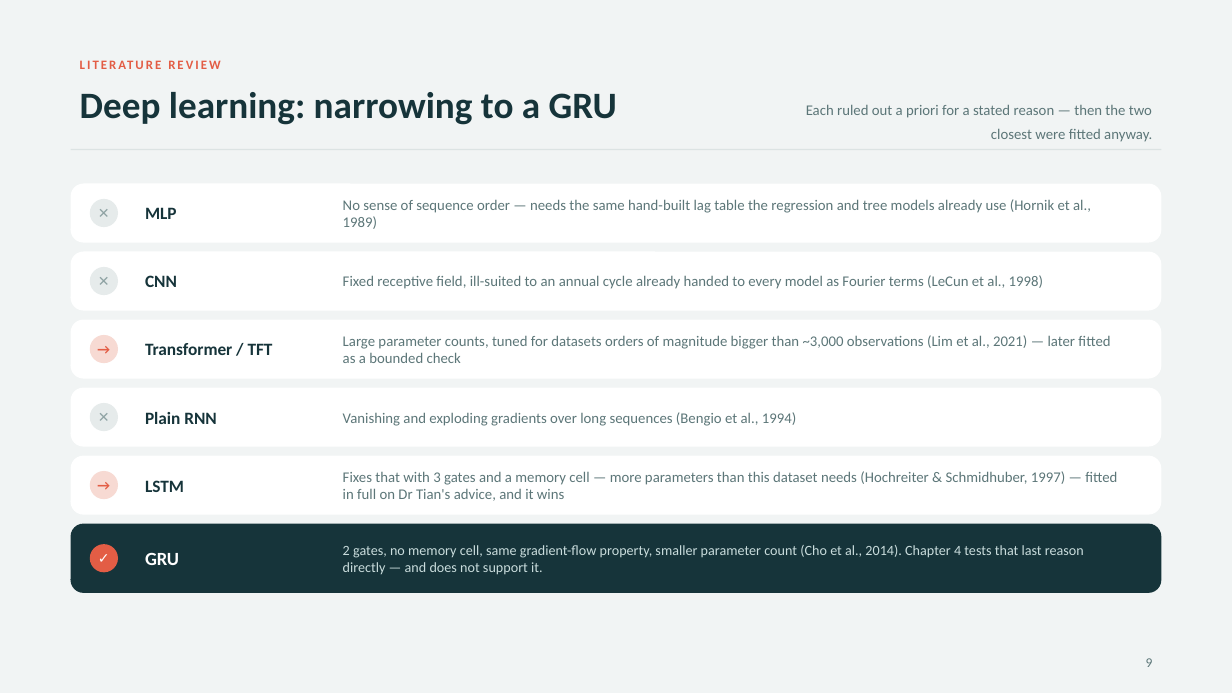
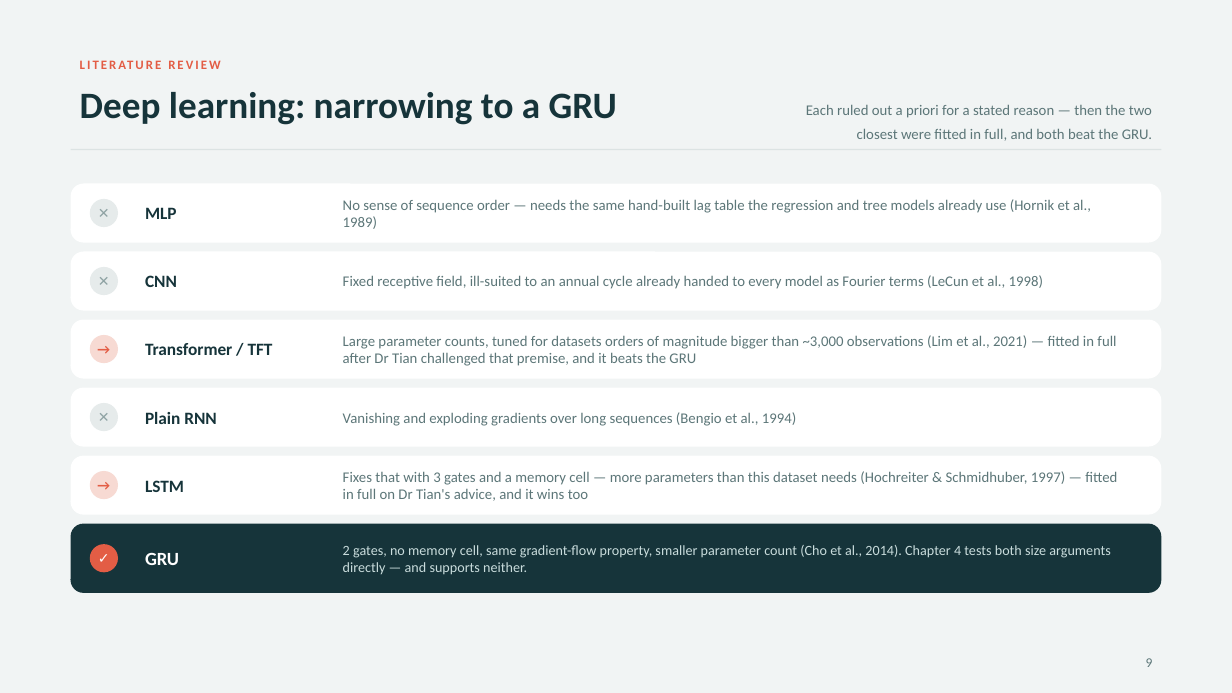
Before and after one commit to JC16092/mth5000-aqi-forecast, a slide deck: slide 9 of presentation/slides_v2.pptx. Drawn at 1232x693 pixels with LibreOffice and Linux fonts; fonts in the diff are those of the drawing. Boxes give left, top, right and bottom in pixels: in the first picture for what was removed or moved away, otherwise in the second. Text is boxed around its words. In the diff, an @@ line names an element or a change of style, - is before the commit and + after.

```diff
--- a/presentation/slides_v2.pptx
+++ b/presentation/slides_v2.pptx
@@ text at (806,105,1152,139): text changed @@
-Each ruled out a priori for a stated reason — then the two closest were fitted anyway.
+Each ruled out a priori for a stated reason — then the two closest were fitted in full, and both beat the GRU.
@@ text at (343,335,1116,366): text changed @@
-Large parameter counts, tuned for datasets orders of magnitude bigger than ~3,000 observations (Lim et al., 2021) — later fitted as a bounded check
+Large parameter counts, tuned for datasets orders of magnitude bigger than ~3,000 observations (Lim et al., 2021) — fitted in full after Dr Tian challenged that premise, and it beats the GRU
@@ text at (343,471,1117,501): text changed @@
-Fixes that with 3 gates and a memory cell — more parameters than this dataset needs (Hochreiter & Schmidhuber, 1997) — fitted in full on Dr Tian's advice, and it wins
+Fixes that with 3 gates and a memory cell — more parameters than this dataset needs (Hochreiter & Schmidhuber, 1997) — fitted in full on Dr Tian's advice, and it wins too
@@ text at (343,545,1111,575): text changed @@
-2 gates, no memory cell, same gradient-flow property, smaller parameter count (Cho et al., 2014). Chapter 4 tests that last reason directly — and does not support it.
+2 gates, no memory cell, same gradient-flow property, smaller parameter count (Cho et al., 2014). Chapter 4 tests both size arguments directly — and supports neither.
```
Also in this commit, not shown: 7 other slides changed, 3 other files.
